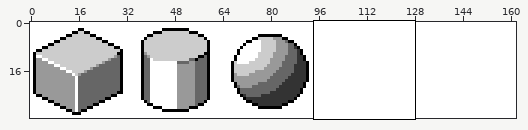
Pixel-art file -- BasicShapes/5shapes2.aseprite. Above, an overview of the earlier version with the close-up marked.
Close-up. Earlier state:
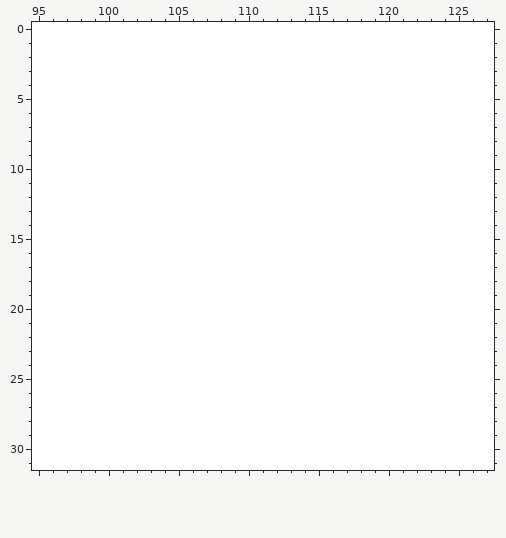
162x32 pixels, 1 frame. Shown: x 95..127, y 0..31.
Now the later version:
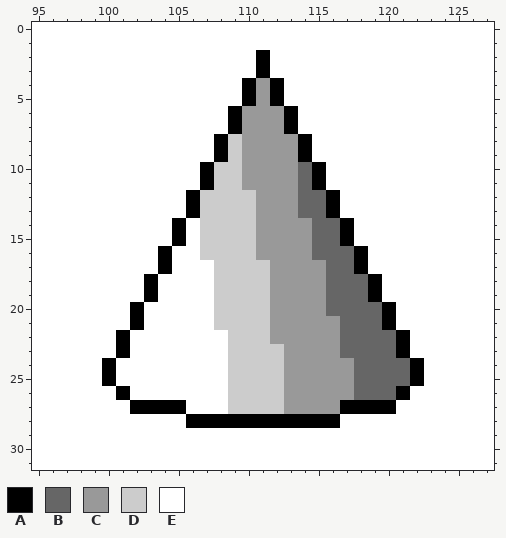
Palette (. is transparent): A #000000  B #666666  C #999999  D #cccccc  E #ffffff
Commit: Added shaded cone.
The exact change:
--- layer "Layer 2"
@@ x 95..127 @@
  1 EEEEEEEEEEEEEEEEEEEEEEEEEEEEEEEEE
- 2 EEEEEEEEEEEEEEEEEEEEEEEEEEEEEEEEE
- 3 EEEEEEEEEEEEEEEEEEEEEEEEEEEEEEEEE
- 4 EEEEEEEEEEEEEEEEEEEEEEEEEEEEEEEEE
- 5 EEEEEEEEEEEEEEEEEEEEEEEEEEEEEEEEE
- 6 EEEEEEEEEEEEEEEEEEEEEEEEEEEEEEEEE
- 7 EEEEEEEEEEEEEEEEEEEEEEEEEEEEEEEEE
- 8 EEEEEEEEEEEEEEEEEEEEEEEEEEEEEEEEE
- 9 EEEEEEEEEEEEEEEEEEEEEEEEEEEEEEEEE
-10 EEEEEEEEEEEEEEEEEEEEEEEEEEEEEEEEE
-11 EEEEEEEEEEEEEEEEEEEEEEEEEEEEEEEEE
-12 EEEEEEEEEEEEEEEEEEEEEEEEEEEEEEEEE
-13 EEEEEEEEEEEEEEEEEEEEEEEEEEEEEEEEE
-14 EEEEEEEEEEEEEEEEEEEEEEEEEEEEEEEEE
-15 EEEEEEEEEEEEEEEEEEEEEEEEEEEEEEEEE
-16 EEEEEEEEEEEEEEEEEEEEEEEEEEEEEEEEE
-17 EEEEEEEEEEEEEEEEEEEEEEEEEEEEEEEEE
-18 EEEEEEEEEEEEEEEEEEEEEEEEEEEEEEEEE
-19 EEEEEEEEEEEEEEEEEEEEEEEEEEEEEEEEE
-20 EEEEEEEEEEEEEEEEEEEEEEEEEEEEEEEEE
-21 EEEEEEEEEEEEEEEEEEEEEEEEEEEEEEEEE
-22 EEEEEEEEEEEEEEEEEEEEEEEEEEEEEEEEE
-23 EEEEEEEEEEEEEEEEEEEEEEEEEEEEEEEEE
-24 EEEEEEEEEEEEEEEEEEEEEEEEEEEEEEEEE
-25 EEEEEEEEEEEEEEEEEEEEEEEEEEEEEEEEE
-26 EEEEEEEEEEEEEEEEEEEEEEEEEEEEEEEEE
-27 EEEEEEEEEEEEEEEEEEEEEEEEEEEEEEEEE
-28 EEEEEEEEEEEEEEEEEEEEEEEEEEEEEEEEE
+ 2 EEEEEEEEEEEEEEEEAEEEEEEEEEEEEEEEE
+ 3 EEEEEEEEEEEEEEEEAEEEEEEEEEEEEEEEE
+ 4 EEEEEEEEEEEEEEEACAEEEEEEEEEEEEEEE
+ 5 EEEEEEEEEEEEEEEACAEEEEEEEEEEEEEEE
+ 6 EEEEEEEEEEEEEEACCCAEEEEEEEEEEEEEE
+ 7 EEEEEEEEEEEEEEACCCAEEEEEEEEEEEEEE
+ 8 EEEEEEEEEEEEEADCCCCAEEEEEEEEEEEEE
+ 9 EEEEEEEEEEEEEADCCCCAEEEEEEEEEEEEE
+10 EEEEEEEEEEEEADDCCCCBAEEEEEEEEEEEE
+11 EEEEEEEEEEEEADDCCCCBAEEEEEEEEEEEE
+12 EEEEEEEEEEEADDDDCCCBBAEEEEEEEEEEE
+13 EEEEEEEEEEEADDDDCCCBBAEEEEEEEEEEE
+14 EEEEEEEEEEAEDDDDCCCCBBAEEEEEEEEEE
+15 EEEEEEEEEEAEDDDDCCCCBBAEEEEEEEEEE
+16 EEEEEEEEEAEEDDDDCCCCBBBAEEEEEEEEE
+17 EEEEEEEEEAEEEDDDDCCCCBBAEEEEEEEEE
+18 EEEEEEEEAEEEEDDDDCCCCBBBAEEEEEEEE
+19 EEEEEEEEAEEEEDDDDCCCCBBBAEEEEEEEE
+20 EEEEEEEAEEEEEDDDDCCCCBBBBAEEEEEEE
+21 EEEEEEEAEEEEEDDDDCCCCCBBBAEEEEEEE
+22 EEEEEEAEEEEEEEDDDCCCCCBBBBAEEEEEE
+23 EEEEEEAEEEEEEEDDDDCCCCBBBBAEEEEEE
+24 EEEEEAEEEEEEEEDDDDCCCCCBBBBAEEEEE
+25 EEEEEAEEEEEEEEDDDDCCCCCBBBBAEEEEE
+26 EEEEEEAEEEEEEEDDDDCCCCCBBBAEEEEEE
+27 EEEEEEEAAAAEEEDDDDCCCCAAAAEEEEEEE
+28 EEEEEEEEEEEAAAAAAAAAAAEEEEEEEEEEE
 29 EEEEEEEEEEEEEEEEEEEEEEEEEEEEEEEEE
